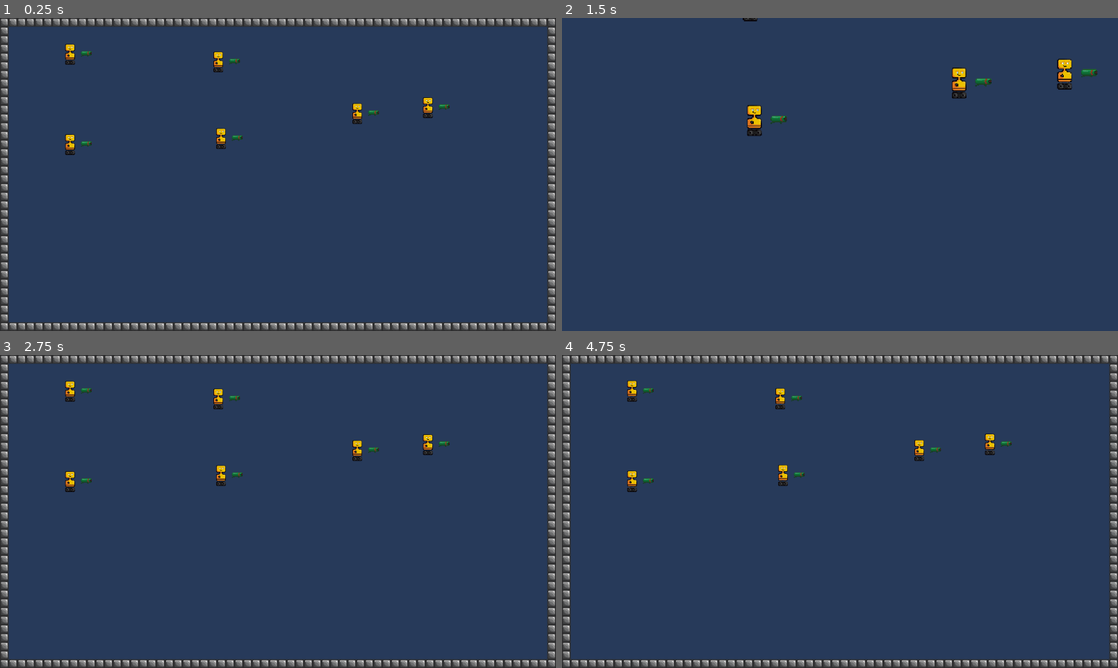
Above: before the commit, frames 1-4 (two rows, left to right).
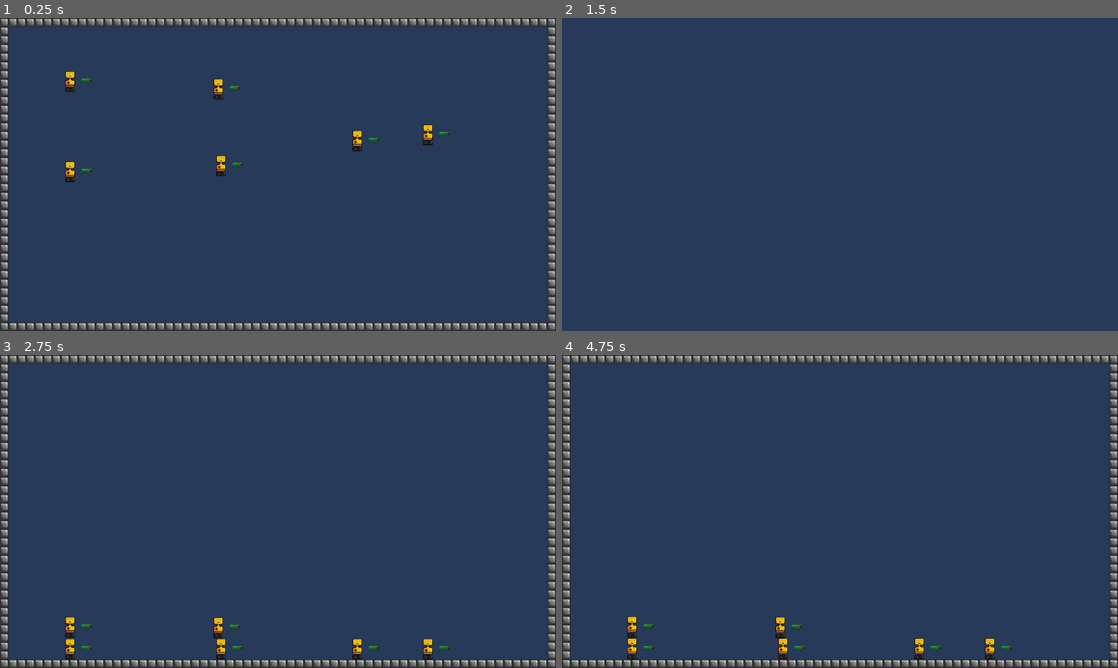
Above: after the commit, the same moments.

Repository: SirHoog/BoomBots
Game: Godot game, scene res://Simulation/simulation.tscn
Two runs of this game, one before a commit and one after it. Both use one fixed random seed, a clock stepped at 60 frames per second and the inputs below.
Inputs (mouse positions are in pixels of both pictures, inside the frame that each line leads up to):
- Up to frame 1 (0.25 s): no input
- Up to frame 2 (1.5 s): move the mouse to (962, 158) at 0.52 s; click (962, 158) at 0.6 s; move the mouse to (728, 190) at 1.27 s; tap Mouse wheel up (ZoomIn) at 1.35 s
- Up to frame 3 (2.75 s): move the mouse to (333, 442) at 2.02 s; tap Mouse wheel down (ZoomOut) at 2.1 s
- Up to frame 4 (4.75 s): move the mouse to (812, 574) at 2.77 s; click (812, 574) at 2.85 s; move the mouse to (1006, 558) at 3.52 s; tap Mouse wheel up (ZoomIn) at 3.6 s; move the mouse to (673, 464) at 4.27 s; tap Mouse wheel down (ZoomOut) at 4.35 s

The runs differ from the first frame. In frame 1, 1.6% of the frame differs, in the area x 11-81%, y 8-53%; in frame 2, 1.0%; in frame 3, 1.6%; in frame 4, 1.6%, in the area x 11-81%, y 8-98%.
Error before the commit: Out of bounds get index '3' (on base: 'Array[float]') (res://Simulation/AI/Brain.gd:106)

Commit message:
Trying to fix bugs

Diff:
--- a/Simulation/AI/Brain.gd
+++ b/Simulation/AI/Brain.gd
@@ -20,9 +20,12 @@
 	if vector1.size() != vector2.size():
 		print("ERROR: Vectors must have the same length for dot product calculation.")
 
+		print(vector1.size())
+		print(vector2.size())
+
 		return []
 
-	for i in vector1.size():
+	for i in range(vector1.size()):
 		product += vector1[i] * vector2[i]
 
 	return product
@@ -30,7 +33,7 @@
 func vectorAdd(vector1, vector2):
 	var addend : Array[float] = []
 
-	for i in vector1.size():
+	for i in range(vector1.size()):
 		addend.append(vector1[i] + vector2[i])
 
 	return addend
@@ -40,7 +43,7 @@
 func _ready():
 	var raycasts : Node = get_node("../Raycasts")
 
-	for i in RaycastsAmount:
+	for i in range(RaycastsAmount):
 		var raycast : RayCast2D = RayCast2D.new()
 
 		raycast.set_target_position(Vector2(
@@ -52,7 +55,7 @@
 func _init():
 	var inputLayer : Array[Neuron] = []
 
-	for i in RaycastsAmount + 1:
+	for i in range(RaycastsAmount + 1):
 		if i == RaycastsAmount + 1: # If bias neuron
 			inputLayer.append(Neuron.new(1, [], HiddenLayerSize))
 		else:
@@ -60,25 +63,25 @@
 
 	layers.append(inputLayer)
 
-	for i in HiddenLayersAmount:
+	for i in range(HiddenLayersAmount):
 		var hiddenLayer : Array[Neuron] = []
 
-		for j in HiddenLayerSize + 1:
+		for j in range(HiddenLayerSize + 1):
 			if i == HiddenLayersAmount: # If last hidden layer
 				if j == HiddenLayerSize + 1: # If bias neuron
-					hiddenLayer.push_back(Neuron.new(1, [], OutputLayerSize))
+					hiddenLayer.append(Neuron.new(1, [], OutputLayerSize))
 				else:
-					hiddenLayer.push_back(Neuron.new(randi_range(-1, 1), [], OutputLayerSize))
+					hiddenLayer.append(Neuron.new(randi_range(-1, 1), [], OutputLayerSize))
 			else:
 				if j == HiddenLayerSize + 1: # If bias neuron
-					hiddenLayer.push_back(Neuron.new(1, [], HiddenLayerSize))
+					hiddenLayer.append(Neuron.new(1, [], HiddenLayerSize))
 				else:
-					hiddenLayer.push_back(Neuron.new(randi_range(-1, 1), [], HiddenLayerSize))
+					hiddenLayer.append(Neuron.new(randi_range(-1, 1), [], HiddenLayerSize))
 
 		layers.append(hiddenLayer)
 	var outputLayer : Array[Neuron] = []
 
-	for i in OutputLayerSize: # No `+ 1` because the output layer has no bias neuron
+	for i in range(OutputLayerSize): # No `+ 1` because the output layer has no bias neuron
 		outputLayer.append(Neuron.new(0, [], 0))
 
 	layers.append(outputLayer)
@@ -88,24 +91,20 @@
 	var weights : Array[float] = []
 	var biases : Array[float] = []
 
-	for i in RaycastsAmount:
+	for i in range(RaycastsAmount):
 		layers.front()[i].activation = tanh(input[i]) # Normalize input
 
 	biases.append(layers.front().back().activation) # Last neuron of input is the bias neuron
 
-	for i in range(1, layers.size()):
+	for i in range(1, layers.size()): # For each layer (besides input layer)
 		var previousLayer : Array[Neuron] = layers[i - 1]
 		var currentLayer : Array[Neuron] = layers[i]
 
-		for j in range(previousLayer.size() - 1):
-			var rowOfWeights : Array[float] = []
-
+		for j in range(previousLayer.size() - 1): # For each neuron (besides bias neuron)
 			activations.append(previousLayer[j].activation)
 
-			for k in range(currentLayer.size()):
-				rowOfWeights.append(previousLayer[j].weights[k])
-
-			weights.append(rowOfWeights)
+			for k in range(currentLayer.size() - 1): # For each weight
+				weights.append(previousLayer[j].weights[k])
 
 		### THE MATH PART ###
 		var layerActivations : Array[float] = vectorAdd(vectorDotProduct(weights, activations), biases)
--- a/Simulation/AI/Neuron.gd
+++ b/Simulation/AI/Neuron.gd
@@ -4,10 +4,11 @@
 var activation : float = randi_range(-1, 1)
 var weights : Array[float] = []
 
-func _init(_activation : float = randi_range(-1, 1), _weights : Array[float] = [], weightCount : int = 0):
+func _init(_activation : float = randi_range(-1, 1), _weights : Array[float] = [], weightsCount : int = 0):
 	activation = _activation
-	weights = _weights
 
-	if weightCount != 0:
-		for i in weightCount:
+	if (weightsCount != 0):
+		for i in range(weightsCount):
 			weights.append(randi_range(-1, 1))
+	else:
+		weights = _weights
--- a/Simulation/spawner.gd
+++ b/Simulation/spawner.gd
@@ -3,7 +3,7 @@
 @export var PopulationSize : int = 5
 
 func _ready():
-	for i in PopulationSize:
+	for i in range(PopulationSize):
 		var AI_PackedScene : Resource = preload("res://Simulation/AI/AI.tscn")
 		var AI : Node = AI_PackedScene.instantiate()
 		var padding : int = 32 # Amount of pixels inside the map that it can't spawn in
